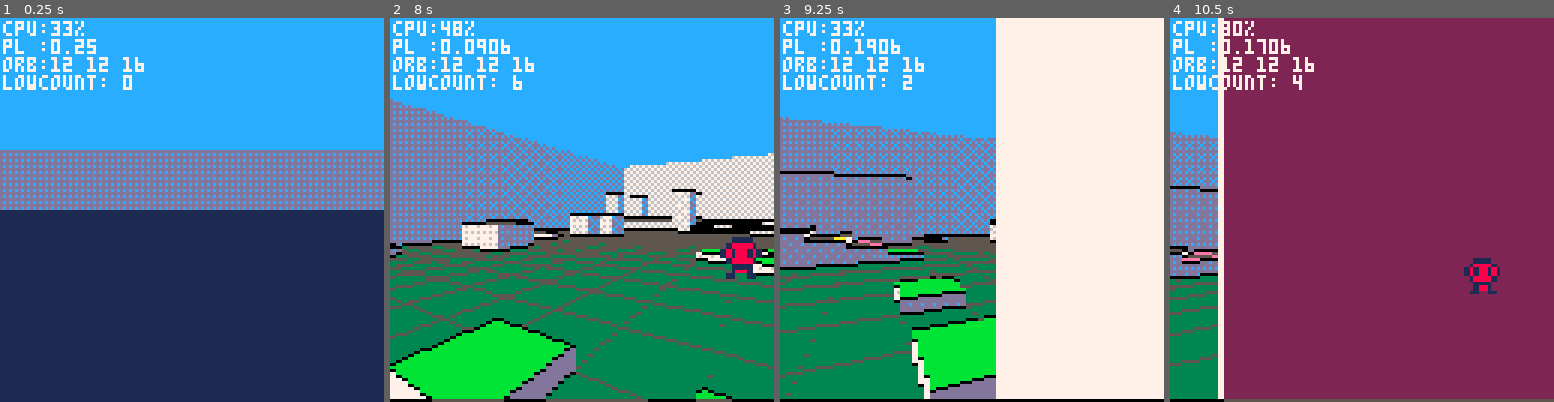
Above: before the commit, frames 1-4 (left to right).
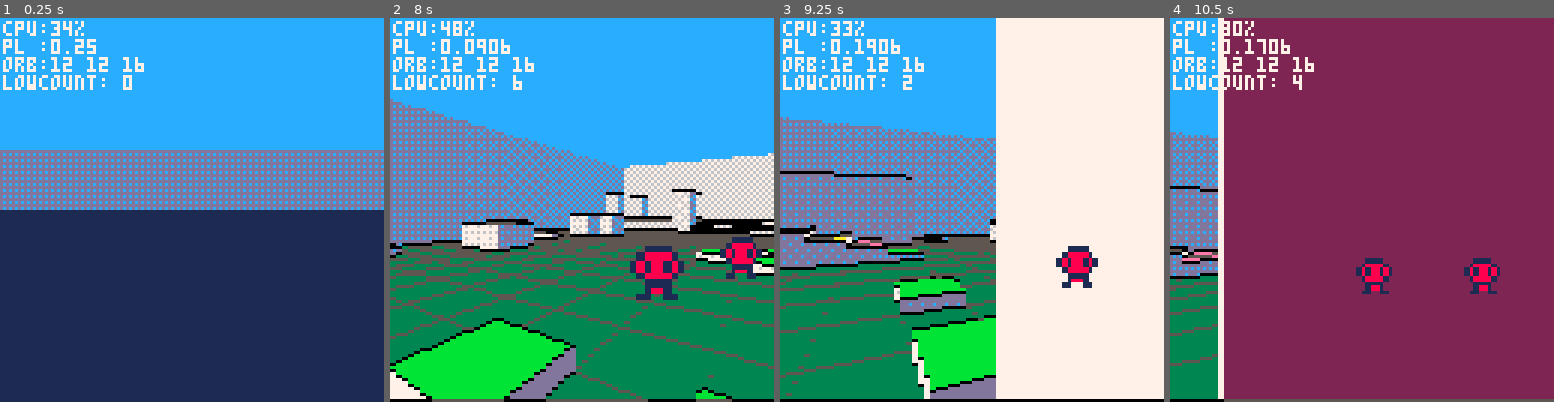
Above: after the commit, the same moments.

Repository: paloblanco/sallyneptune
Game: PICO-8 cartridge cast.p8
Two runs of this game, one before a commit and one after it. Both use one fixed random seed, a clock stepped at 60 frames per second and the inputs below.
Inputs:
- Up to frame 1 (0.25 s): no input
- Up to frame 2 (8 s): tap X (X key) at 0.33, 1.07, 1.85, 2.97, 4.08, 5.2, 6.32, 7.43 s; tap O (Z key) at 0.7, 1.7, 2.1, 2.5, 2.9, 3.3, 3.7, 4.1, 4.5, 4.9, 5.3, 5.7, 6.1, 6.5, 6.9, 7.3, 7.7 s; hold Right 1.6-2.1 s; hold Up 2.15-2.42 s; hold Right 2.47-3.03 s; hold Left 3.08-3.58 s; hold Down 3.63-3.97 s; hold Right 4.02-4.68 s; hold Up 4.73-5.03 s; hold Left 5.08-5.68 s; hold Down 5.73-6.03 s; hold Right 6.08-6.58 s; hold Right 6.63-7.13 s; hold Up 7.18-7.45 s; hold Right from 7.5 s (still down)
- Up to frame 3 (9.25 s): release Right at 8.07 s; tap O (Z key) at 8.1, 8.5, 8.9 s; hold Left 8.12-8.62 s; tap X (X key) at 8.55 s; hold Down 8.67-9 s; hold Right from 9.05 s (still down)
- Up to frame 4 (10.5 s): tap O (Z key) at 9.3, 9.7, 10.1 s; tap X (X key) at 9.67 s; release Right at 9.72 s; hold Up 9.77-10.07 s; hold Left from 10.12 s (still down)

The runs differ from the first frame. In frame 1, less than 0.1% of the frame differs, in the area x 16-18%, y 0-5%; in frame 2, 1.4%, in the area x 62-77%, y 59-74%; in frame 3, 0.8%; in frame 4, 0.6%.

Commit message:
sorting for sprites

Diff:
--- a/main.lua
+++ b/main.lua
@@ -13,6 +13,8 @@
 	end
 	orb = actor:new({x=12,y=12,z=16})
 	add(alist,orb)
+	orb2 = actor:new({x=10,y=11,z=16})
+	add(alist,orb2)
 end
 
 
@@ -192,7 +194,7 @@
 		aa:get_cam_params(pl.x,pl.y,pl.z,pl.d)
 	end
 	-- SORT HERE
-
+	sort(alist)
 	-- draw sprites
 	for aa in all(alist) do
 		aa:draw_simple(pl.x,pl.y,pl.z,pl.d)
--- a/util.lua
+++ b/util.lua
@@ -20,7 +20,19 @@
 0b1000010100100101,
 0b1010010100100101,
 0b1010010110100101}
+
 -- map z
 function mz(x,y)
 	return 16-mget(x,y)*0.125
 end
+
+-- sort on dist_cam
+function sort(a)
+    for i=1,#a do
+        local j = i
+        while j > 1 and a[j-1].dist_cam < a[j].dist_cam do
+            a[j],a[j-1] = a[j-1],a[j]
+            j = j - 1
+        end
+    end
+end
